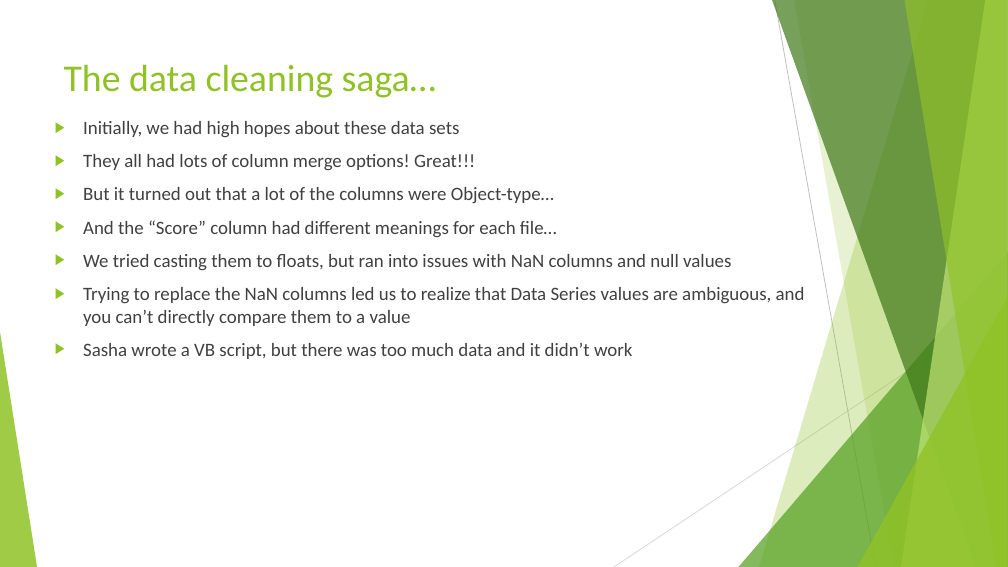
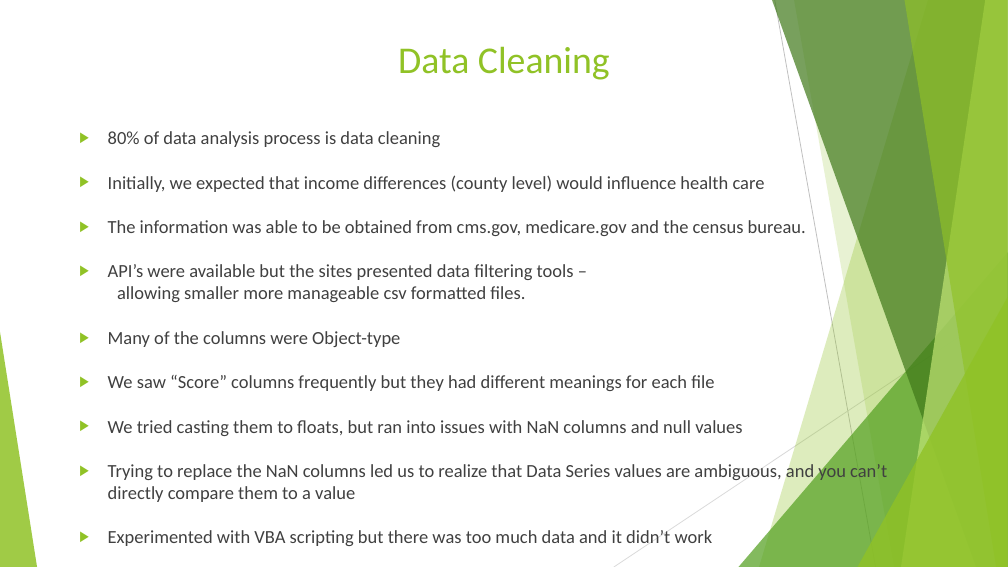
Before and after one commit to TedMur/SnakeBait, a slide deck: slide 4 of SnakeBitePresentation.pptx. Drawn at 1008x567 pixels with LibreOffice and Linux fonts; fonts in the diff are those of the drawing. Boxes give left, top, right and bottom in pixels: in the first picture for what was removed or moved away, otherwise in the second. Text is boxed around its words. In the diff, an @@ line names an element or a change of style, - is before the commit and + after.

```diff
--- a/SnakeBitePresentation.pptx
+++ b/SnakeBitePresentation.pptx
@@ title at (398,46,610,80): text changed @@
-The data cleaning saga…
+Data Cleaning
@@ text "80% of data analysis process ...": place and size @@
-text "80% of data analysis process ..." at (83,121,805,359)
+text "80% of data analysis process ..." at (108,131,887,546)
@@ text at (108,131,806,391): text changed; size 18 to 17.6 pt @@
-▶ Initially, we had high hopes about these data sets
-▶ They all had lots of column merge options! Great!!!
-▶ But it turned out that a lot of the columns were Object-type…
-▶ And the “Score” column had different meanings for each file…
+▶ 80% of data analysis process is data cleaning
+▶ Initially, we expected that income differences (county level) would influence health care
+▶ The information was able to be obtained from cms.gov, medicare.gov and the census bureau.
+▶ API’s were available but the sites presented data filtering tools –
+allowing smaller more manageable csv formatted files.
+▶ Many of the columns were Object-type
+▶ We saw “Score” columns frequently but they had different meanings for each file
@@ text at (108,420,887,502): size 18 to 17.6 pt in "We tried casting them to floats, but ...", "Trying to replace the NaN columns led ..."; less space between paragraphs @@
@@ text at (108,530,713,546): text changed; size 18 to 17.6 pt @@
-▶ Sasha wrote a VB script, but there was too much data and it didn’t work
+▶ Experimented with VBA scripting but there was too much data and it didn’t work
```
Also in this commit, not shown: 9 other slides changed, 3 slides added, 2 slides removed.
